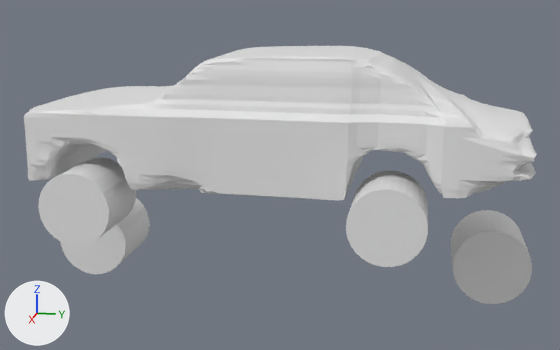
What one commit did to the Blender file BlenderModels/Vehicle/CadillacCarSolo.blend.
Rendered twice from a camera (50 mm lens) standing at (7.15, 1.63, 2.04) and looking at (-0.07, 0.18, 0.23). The axes (+X, +Y, +Z) are drawn at lower left. The lights are the same throughout. The older version comes first.
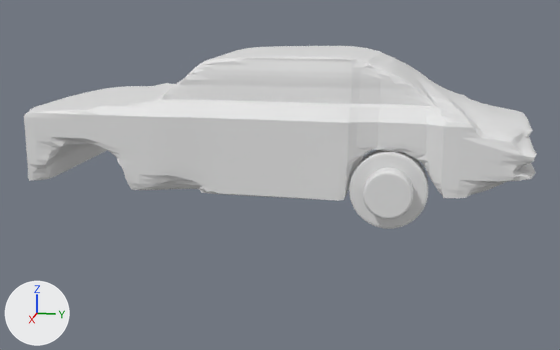
Boxes [x1, y1, x2, y2] around the edits, measured in the pictures (560 x 350 px; the box of a moved part takes in the faces that stretch with it):
'Cylinder', moved, rescaled, modifiers changed
    before: [38, 157, 136, 246]
    after: [363, 168, 413, 219]
'Cylinder.001', moved, rescaled, modifiers changed (18% shorter)
    before: [346, 171, 428, 267]
    after: [349, 150, 428, 229]
'Cylinder.003', deleted
    before: [451, 210, 532, 304]
'Cylinder.002', deleted
    before: [60, 198, 149, 274]
part 1 of me_cube, moved or reshaped (not visible before)
    after: [151, 83, 176, 87]
part 2 of me_cube, moved or reshaped
    both: [84, 99, 462, 126]

What changed in the scene script:
```text
Change me_cube:
    where me_cube.from_pydata(...)  # 5410 vertices, 5408 faces; spans x -1.0..1.0, y -1.01..1.0, z -1.0..0.94
    used by ob_cube; location = (-0.004, 0.149, 0.869); scale = (0.873, 2.31, 0.62)
    me_cube part 1: 38 of the vertices in x -0.83..-0.73, y -0.6..0.67, z 0.17..0.25 are multiplied about their middle by the matrix ((1.102, 0.0, 0.608), (0.0, 1.0, 0.0), (0.0, 0.0, 1.0)), then moved by (-0.07, 0.0, 0.05)
    me_cube part 2: 38 of the vertices in x 0.73..0.82, y -0.6..0.66, z 0.17..0.25 are multiplied about their middle by the matrix ((1.119, 0.002, -0.61), (0.0, 1.0, 0.0), (0.0, 0.0, 1.0)), then moved by (0.07, 0.0, 0.05)
Change ob_cylinder:
    ob_cylinder.location: (0.758, -1.437, 0.119) -> (0.705, 1.286, 0.358)
    ob_cylinder.scale: (0.33, 0.33, 0.33) -> (0.204, 0.204, 0.252)
    add _m = ob_cylinder.modifiers.new('Bevel', 'BEVEL')
    add _m.segments = 3
Remove ob_cylinder_002:
    ob_cylinder_002 = bpy.data.objects.new('Cylinder.002', me_cylinder_002)
    ob_cylinder_002.location = (-0.805, -1.997, -0.707)
    ob_cylinder_002.rotation_euler = (-1.571, -1.419, -1.555)  # degrees (-90, -81, -89)
    ob_cylinder_002.scale = (0.383, 0.383, 0.383)
Remove ob_cylinder_003:
    ob_cylinder_003 = bpy.data.objects.new('Cylinder.003', me_cylinder_003)
    ob_cylinder_003.location = (-0.805, 2.262, -0.707)
    ob_cylinder_003.rotation_euler = (-1.571, -1.419, -1.555)  # degrees (-90, -81, -89)
    ob_cylinder_003.scale = (0.383, 0.383, 0.383)
Change ob_cylinder_001:
    ob_cylinder_001.location: (0.758, 1.29, 0.119) -> (0.705, 1.282, 0.356)
    ob_cylinder_001.scale: (0.33, 0.33, 0.33) -> (0.33, 0.33, 0.1)
    add _m = ob_cylinder_001.modifiers.new('Bevel', 'BEVEL')
    add _m.segments = 3
    add _m = ob_cylinder_001.modifiers.new('Boolean', 'BOOLEAN')
    add _m.object = ob_cylinder
```
